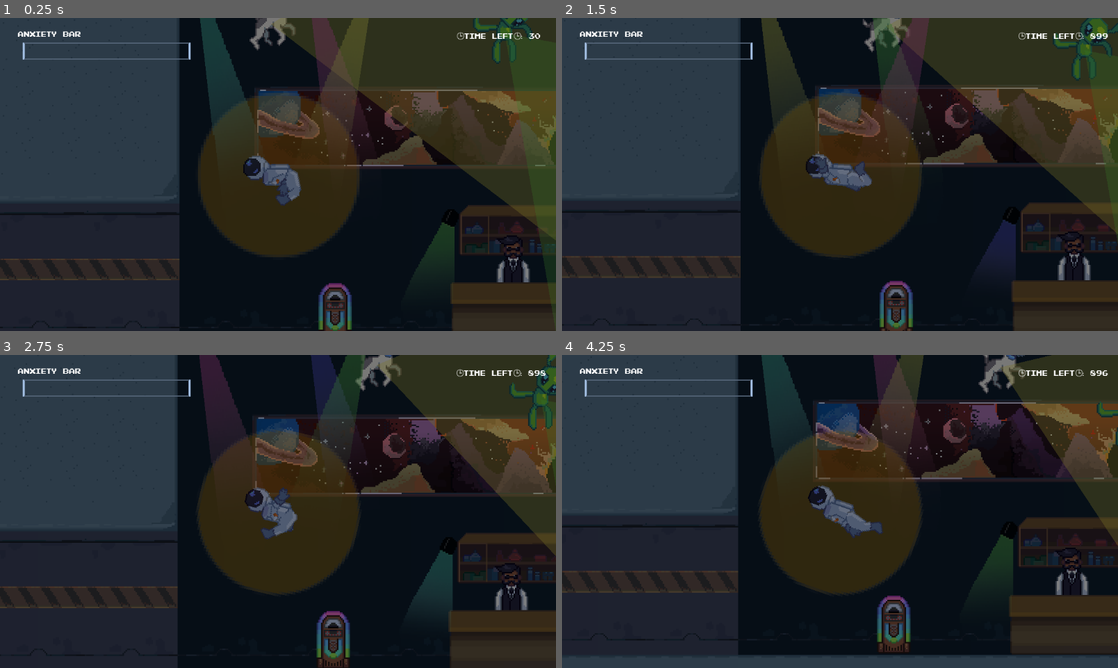
Above: before the commit, frames 1-4 (two rows, left to right).
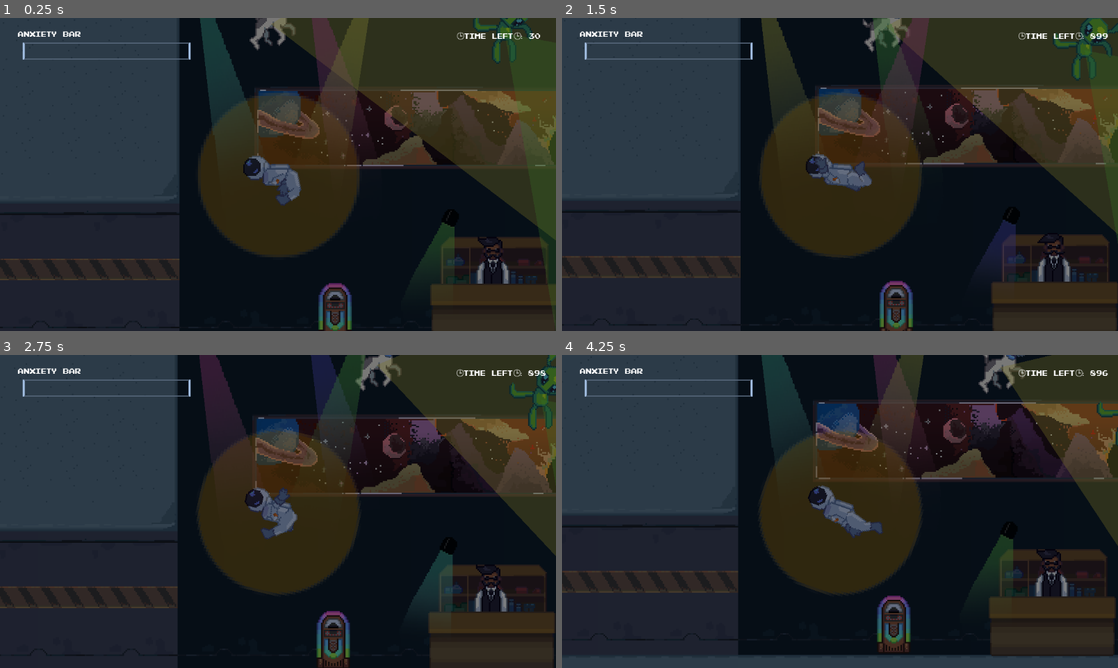
Above: after the commit, the same moments.

Repository: PiotrusWatson/last_party
Game: Godot game, scene res://worlds/piotrus_scene.tscn
Same seed, same stepped clock (60 frames per second), same inputs: the game is played once before the commit and once after it.
Inputs (mouse positions are in pixels of both pictures, inside the frame that each line leads up to):
- Up to frame 1 (0.25 s): no input
- Up to frame 2 (1.5 s): move the mouse to (962, 158) at 0.52 s; tap E (Interact) at 0.6 s; move the mouse to (728, 190) at 1.27 s; click (728, 190) at 1.35 s
- Up to frame 3 (2.75 s): tap E (Interact) at 1.55, 2.1 s; move the mouse to (333, 442) at 2.02 s
- Up to frame 4 (4.25 s): move the mouse to (812, 574) at 2.77 s; tap E (Interact) at 2.85, 3.8 s; move the mouse to (1006, 558) at 3.52 s; press the mouse at (1006, 558) at 3.53 s

The runs differ from the first frame. In frame 1, 2.6% of the frame differs, in the area x 77-100%, y 59-100%; in frame 2, 2.8%; in frame 3, 3.0%; in frame 4, 3.2%, in the area x 76-100%, y 52-97%.

Commit message:
made bar

Diff:
--- a/prefabs/props/bar.gd
+++ b/prefabs/props/bar.gd
@@ -1,6 +1,9 @@
 extends Node2D
 
 @onready var interactable = $Interactable
+@onready var bartender_animator = $Bartender/AnimatedSprite2D
+var beer_active = false
+var giving_beer = false
 # Called when the node enters the scene tree for the first time.
 func _ready() -> void:
 	pass # Replace with function body.
@@ -11,16 +14,31 @@
 	pass
 
 func interact():
-	if interactable.thing_to_interact_with.has_method("get_beer"):
-		interactable.thing_to_interact_with.get_beer()
-		interactable.make_interactable(interactable.thing_to_interact_with, false, self)
-
+	bartender_animator.play("give_beer")
+	giving_beer = true
+	interactable.make_interactable(interactable.thing_to_interact_with, false, self)
 
 func _on_interactable_zone_body_entered(body: Node2D) -> void:
-	if body.is_in_group("Player"):
+	if body.is_in_group("Player") and !giving_beer and !beer_active:
 		interactable.make_interactable(body, true, self)
 
 
 func _on_interactable_zone_body_exited(body: Node2D) -> void:
 	if body.is_in_group("Player"):
 		interactable.make_interactable(body, false, self)
+
+
+func _on_animated_sprite_2d_animation_finished() -> void:
+	if giving_beer:
+		beer_active = true
+		giving_beer = false
+
+	if bartender_animator.animation == "put_hand_away":
+		bartender_animator.play("default")
+
+
+func _on_beer_radius_body_entered(body: Node2D) -> void:
+	if body.is_in_group("Player") and beer_active:
+		body.get_beer()
+		beer_active = false
+		bartender_animator.play("put_hand_away")
--- a/prefabs/props/bar.tscn
+++ b/prefabs/props/bar.tscn
@@ -1,10 +1,147 @@
-[gd_scene load_steps=4 format=3 uid="uid://cchwrfy400lx4"]
+[gd_scene load_steps=27 format=3 uid="uid://cchwrfy400lx4"]
 
 [ext_resource type="Script" path="res://prefabs/props/bar.gd" id="1_x8p1t"]
 [ext_resource type="Script" path="res://prefabs/props/interactable.gd" id="2_3svus"]
+[ext_resource type="Texture2D" uid="uid://dcx7c5ra88lfa" path="res://sprites/Background/barShelf.png" id="3_flrdc"]
+[ext_resource type="Texture2D" uid="uid://trq1eadbtpqw" path="res://sprites/Bartender/bartender_idle.png" id="4_h0ls8"]
+[ext_resource type="Texture2D" uid="uid://y5aqc3qr7seo" path="res://sprites/Bartender/bartender_GivesBeer.png" id="5_1tund"]
+[ext_resource type="Texture2D" uid="uid://btoh8ejigin3h" path="res://sprites/Background/BarDesk.png" id="5_104cm"]
+[ext_resource type="Texture2D" uid="uid://dr6rgtox24g5a" path="res://sprites/Bartender/bartender_PutsHandAway.png" id="6_b66nt"]
 
 [sub_resource type="CircleShape2D" id="CircleShape2D_4sk1r"]
-radius = 41.0488
+radius = 88.9
+
+[sub_resource type="SpriteFrames" id="SpriteFrames_ldsge"]
+animations = [{
+"frames": [{
+"duration": 1.0,
+"texture": ExtResource("3_flrdc")
+}],
+"loop": true,
+"name": &"default",
+"speed": 5.0
+}]
+
+[sub_resource type="RectangleShape2D" id="RectangleShape2D_25pud"]
+size = Vector2(72, 33)
+
+[sub_resource type="AtlasTexture" id="AtlasTexture_d8wed"]
+atlas = ExtResource("4_h0ls8")
+region = Rect2(0, 0, 56, 54)
+
+[sub_resource type="AtlasTexture" id="AtlasTexture_yxvjv"]
+atlas = ExtResource("4_h0ls8")
+region = Rect2(56, 0, 56, 54)
+
+[sub_resource type="AtlasTexture" id="AtlasTexture_abfja"]
+atlas = ExtResource("4_h0ls8")
+region = Rect2(112, 0, 56, 54)
+
+[sub_resource type="AtlasTexture" id="AtlasTexture_ldfh0"]
+atlas = ExtResource("4_h0ls8")
+region = Rect2(168, 0, 56, 54)
+
+[sub_resource type="AtlasTexture" id="AtlasTexture_nlnpx"]
+atlas = ExtResource("5_1tund")
+region = Rect2(0, 0, 120, 96)
+
+[sub_resource type="AtlasTexture" id="AtlasTexture_2ok64"]
+atlas = ExtResource("5_1tund")
+region = Rect2(120, 0, 120, 96)
+
+[sub_resource type="AtlasTexture" id="AtlasTexture_0urov"]
+atlas = ExtResource("5_1tund")
+region = Rect2(240, 0, 120, 96)
+
+[sub_resource type="AtlasTexture" id="AtlasTexture_b07ah"]
+atlas = ExtResource("5_1tund")
+region = Rect2(360, 0, 120, 96)
+
+[sub_resource type="AtlasTexture" id="AtlasTexture_nroyb"]
+atlas = ExtResource("6_b66nt")
+region = Rect2(0, 0, 120, 96)
+
+[sub_resource type="AtlasTexture" id="AtlasTexture_k7go5"]
+atlas = ExtResource("6_b66nt")
+region = Rect2(120, 0, 120, 96)
+
+[sub_resource type="AtlasTexture" id="AtlasTexture_c700x"]
+atlas = ExtResource("6_b66nt")
+region = Rect2(240, 0, 120, 96)
+
+[sub_resource type="AtlasTexture" id="AtlasTexture_deofc"]
+atlas = ExtResource("6_b66nt")
+region = Rect2(360, 0, 120, 96)
+
+[sub_resource type="SpriteFrames" id="SpriteFrames_fsoi8"]
+animations = [{
+"frames": [{
+"duration": 1.0,
+"texture": SubResource("AtlasTexture_d8wed")
+}, {
+"duration": 1.0,
+"texture": SubResource("AtlasTexture_yxvjv")
+}, {
+"duration": 1.0,
+"texture": SubResource("AtlasTexture_abfja")
+}, {
+"duration": 1.0,
+"texture": SubResource("AtlasTexture_ldfh0")
+}],
+"loop": true,
+"name": &"default",
+"speed": 5.0
+}, {
+"frames": [{
+"duration": 1.0,
+"texture": SubResource("AtlasTexture_nlnpx")
+}, {
+"duration": 1.0,
+"texture": SubResource("AtlasTexture_2ok64")
+}, {
+"duration": 1.0,
+"texture": SubResource("AtlasTexture_0urov")
+}, {
+"duration": 1.0,
+"texture": SubResource("AtlasTexture_b07ah")
+}],
+"loop": false,
+"name": &"give_beer",
+"speed": 5.0
+}, {
+"frames": [{
+"duration": 1.0,
+"texture": SubResource("AtlasTexture_nroyb")
+}, {
+"duration": 1.0,
+"texture": SubResource("AtlasTexture_k7go5")
+}, {
+"duration": 1.0,
+"texture": SubResource("AtlasTexture_c700x")
+}, {
+"duration": 1.0,
+"texture": SubResource("AtlasTexture_deofc")
+}],
+"loop": false,
+"name": &"put_hand_away",
+"speed": 5.0
+}]
+
+[sub_resource type="CircleShape2D" id="CircleShape2D_dhp0o"]
+
+[sub_resource type="SpriteFrames" id="SpriteFrames_wdy0l"]
+animations = [{
+"frames": [{
+"duration": 1.0,
+"texture": ExtResource("5_104cm")
+}],
+"loop": true,
+"name": &"default",
+"speed": 5.0
+}]
+
+[sub_resource type="RectangleShape2D" id="RectangleShape2D_x3whc"]
+size = Vector2(86, 40)
 
 [node name="Bar" type="Node2D"]
 script = ExtResource("1_x8p1t")
@@ -24,5 +161,47 @@
 [node name="CollisionShape2D" type="CollisionShape2D" parent="InteractableZone"]
 shape = SubResource("CircleShape2D_4sk1r")
 
+[node name="BarShelf" type="AnimatedSprite2D" parent="."]
+z_index = -1
+texture_filter = 1
+sprite_frames = SubResource("SpriteFrames_ldsge")
+
+[node name="StaticBody2D" type="StaticBody2D" parent="BarShelf"]
+position = Vector2(75, 2)
+
+[node name="CollisionShape2D" type="CollisionShape2D" parent="BarShelf/StaticBody2D"]
+position = Vector2(-74, -1.5)
+shape = SubResource("RectangleShape2D_25pud")
+
+[node name="Bartender" type="Node2D" parent="."]
+
+[node name="AnimatedSprite2D" type="AnimatedSprite2D" parent="Bartender"]
+z_index = -1
+texture_filter = 1
+sprite_frames = SubResource("SpriteFrames_fsoi8")
+animation = &"give_beer"
+autoplay = "default"
+
+[node name="BeerRadius" type="Area2D" parent="Bartender/AnimatedSprite2D"]
+
+[node name="CollisionShape2D" type="CollisionShape2D" parent="Bartender/AnimatedSprite2D/BeerRadius"]
+position = Vector2(-18, -9)
+shape = SubResource("CircleShape2D_dhp0o")
+
+[node name="BarDesk" type="AnimatedSprite2D" parent="."]
+z_index = -1
+texture_filter = 1
+position = Vector2(0, 36)
+sprite_frames = SubResource("SpriteFrames_wdy0l")
+
+[node name="StaticBody2D" type="StaticBody2D" parent="BarDesk"]
+position = Vector2(75, 2)
+
+[node name="CollisionShape2D" type="CollisionShape2D" parent="BarDesk/StaticBody2D"]
+position = Vector2(-75, -6)
+shape = SubResource("RectangleShape2D_x3whc")
+
 [connection signal="body_entered" from="InteractableZone" to="." method="_on_interactable_zone_body_entered"]
 [connection signal="body_exited" from="InteractableZone" to="." method="_on_interactable_zone_body_exited"]
+[connection signal="animation_finished" from="Bartender/AnimatedSprite2D" to="." method="_on_animated_sprite_2d_animation_finished"]
+[connection signal="body_entered" from="Bartender/AnimatedSprite2D/BeerRadius" to="." method="_on_beer_radius_body_entered"]
--- a/worlds/piotrus_scene.tscn
+++ b/worlds/piotrus_scene.tscn
@@ -1,26 +1,24 @@
-[gd_scene load_steps=50 format=4 uid="uid://c4uyb55a4rjwc"]
+[gd_scene load_steps=39 format=4 uid="uid://c4uyb55a4rjwc"]
 
 [ext_resource type="Script" path="res://worlds/level_signals.gd" id="1_d6a5b"]
 [ext_resource type="PackedScene" uid="uid://bovapflawkyh" path="res://prefabs/player/player.tscn" id="1_xf4hq"]
 [ext_resource type="Texture2D" uid="uid://dpneqkfqk5mvj" path="res://sprites/Background/BG_Placeholder.png" id="3_crhye"]
-[ext_resource type="PackedScene" uid="uid://bmde1kq7j0gey" path="res://components/main_camera.tscn" id="3_st8m8"]
+[ext_resource type="PackedScene" path="res://components/main_camera.tscn" id="3_st8m8"]
 [ext_resource type="PackedScene" uid="uid://djw3s61m8ih8c" path="res://prefabs/partygoer/partygoer_dog.tscn" id="5_m13ws"]
 [ext_resource type="Texture2D" uid="uid://b10repbx682cb" path="res://sprites/Background/tilesheet1.png" id="5_xc60l"]
-[ext_resource type="Texture2D" uid="uid://btoh8ejigin3h" path="res://sprites/Background/BarDesk.png" id="8_7mumj"]
 [ext_resource type="Texture2D" uid="uid://cx2awtj7b7uxg" path="res://sprites/Background/spacewindow.png" id="8_8aiih"]
 [ext_resource type="PackedScene" uid="uid://1ciexgxjj0hb" path="res://prefabs/props/radio.tscn" id="8_8o70q"]
 [ext_resource type="Texture2D" uid="uid://crdceov406tde" path="res://sprites/Background/lightblue-sheet.png" id="8_78bav"]
-[ext_resource type="Texture2D" uid="uid://dcx7c5ra88lfa" path="res://sprites/Background/barShelf.png" id="8_yop10"]
-[ext_resource type="PackedScene" uid="uid://c2jcjr23v276m" path="res://UI/anxiety_bar.tscn" id="10_genvr"]
+[ext_resource type="PackedScene" uid="uid://x0p1kxaj6hkj" path="res://UI/anxiety_bar.tscn" id="10_genvr"]
 [ext_resource type="Script" path="res://prefabs/god.gd" id="10_gu7p8"]
 [ext_resource type="Script" path="res://UI/clock.gd" id="10_wims2"]
-[ext_resource type="Texture2D" uid="uid://trq1eadbtpqw" path="res://sprites/Bartender/bartender_idle.png" id="11_ltvq2"]
 [ext_resource type="FontFile" uid="uid://d4nirmpkhfngg" path="res://UI/Fonts/pixel/Pixel NES.otf" id="11_pj3xo"]
 [ext_resource type="PackedScene" uid="uid://bvndfvkma6tes" path="res://prefabs/partygoer/partygoer_peruna.tscn" id="18_m5ujp"]
+[ext_resource type="PackedScene" uid="uid://cchwrfy400lx4" path="res://prefabs/props/bar.tscn" id="19_kdmmt"]
 [ext_resource type="PackedScene" uid="uid://c54k5p1wrajp3" path="res://prefabs/partygoer/partygoer_SamLake.tscn" id="19_t7da5"]
 [ext_resource type="PackedScene" uid="uid://b17g4mpnhehpj" path="res://prefabs/partygoer/partygoer_SannaMarin.tscn" id="20_psvbb"]
 [ext_resource type="Texture2D" uid="uid://kylcrv3b35yk" path="res://sprites/Background/banner.png" id="21_2bm38"]
-[ext_resource type="PackedScene" uid="uid://dx2implnlqytc" path="res://prefabs/props/point_1.tscn" id="22_1mibo"]
+[ext_resource type="PackedScene" path="res://prefabs/props/point_1.tscn" id="22_1mibo"]
 
 [sub_resource type="TileSetAtlasSource" id="TileSetAtlasSource_i02l5"]
 texture = ExtResource("5_xc60l")
@@ -89,70 +87,6 @@
 "speed": 5.0
 }]
 
-[sub_resource type="SpriteFrames" id="SpriteFrames_tlsvw"]
-animations = [{
-"frames": [{
-"duration": 1.0,
-"texture": ExtResource("8_yop10")
-}],
-"loop": true,
-"name": &"default",
-"speed": 5.0
-}]
-
-[sub_resource type="RectangleShape2D" id="RectangleShape2D_ot34g"]
-size = Vector2(72, 33)
-
-[sub_resource type="AtlasTexture" id="AtlasTexture_d8wed"]
-atlas = ExtResource("11_ltvq2")
-region = Rect2(0, 0, 56, 54)
-
-[sub_resource type="AtlasTexture" id="AtlasTexture_yxvjv"]
-atlas = ExtResource("11_ltvq2")
-region = Rect2(56, 0, 56, 54)
-
-[sub_resource type="AtlasTexture" id="AtlasTexture_abfja"]
-atlas = ExtResource("11_ltvq2")
-region = Rect2(112, 0, 56, 54)
-
-[sub_resource type="AtlasTexture" id="AtlasTexture_ldfh0"]
-atlas = ExtResource("11_ltvq2")
-region = Rect2(168, 0, 56, 54)
-
-[sub_resource type="SpriteFrames" id="SpriteFrames_xlwq5"]
-animations = [{
-"frames": [{
-"duration": 1.0,
-"texture": SubResource("AtlasTexture_d8wed")
-}, {
-"duration": 1.0,
-"texture": SubResource("AtlasTexture_yxvjv")
-}, {
-"duration": 1.0,
-"texture": SubResource("AtlasTexture_abfja")
-}, {
-"duration": 1.0,
-"texture": SubResource("AtlasTexture_ldfh0")
-}],
-"loop": true,
-"name": &"default",
-"speed": 5.0
-}]
-
-[sub_resource type="SpriteFrames" id="SpriteFrames_78qsw"]
-animations = [{
-"frames": [{
-"duration": 1.0,
-"texture": ExtResource("8_7mumj")
-}],
-"loop": true,
-"name": &"default",
-"speed": 5.0
-}]
-
-[sub_resource type="RectangleShape2D" id="RectangleShape2D_rbl53"]
-size = Vector2(86, 40)
-
 [sub_resource type="Theme" id="Theme_cy7yc"]
 default_font = ExtResource("11_pj3xo")
 
@@ -289,42 +223,6 @@
 texture_filter = 1
 position = Vector2(654, -148)
 sprite_frames = SubResource("SpriteFrames_65mgi")
-
-[node name="BarShelf" type="AnimatedSprite2D" parent="."]
-z_index = -1
-texture_filter = 1
-position = Vector2(710, -78)
-sprite_frames = SubResource("SpriteFrames_tlsvw")
-
-[node name="StaticBody2D" type="StaticBody2D" parent="BarShelf"]
-position = Vector2(75, 2)
-
-[node name="CollisionShape2D" type="CollisionShape2D" parent="BarShelf/StaticBody2D"]
-position = Vector2(-74, -1.5)
-shape = SubResource("RectangleShape2D_ot34g")
-
-[node name="Bartender" type="Node2D" parent="."]
-
-[node name="AnimatedSprite2D" type="AnimatedSprite2D" parent="Bartender"]
-z_index = -1
-texture_filter = 1
-position = Vector2(711, -57)
-sprite_frames = SubResource("SpriteFrames_xlwq5")
-autoplay = "default"
-frame_progress = 0.861159
-
-[node name="BarDesk" type="AnimatedSprite2D" parent="."]
-z_index = -1
-texture_filter = 1
-position = Vector2(711, -21)
-sprite_frames = SubResource("SpriteFrames_78qsw")
-
-[node name="StaticBody2D" type="StaticBody2D" parent="BarDesk"]
-position = Vector2(75, 2)
-
-[node name="CollisionShape2D" type="CollisionShape2D" parent="BarDesk/StaticBody2D"]
-position = Vector2(-75, -2)
-shape = SubResource("RectangleShape2D_rbl53")
 
 [node name="Radio" parent="." instance=ExtResource("8_8o70q")]
 position = Vector2(663, -28)
@@ -579,5 +477,8 @@
 [node name="Point4" parent="PointsOfInterest" instance=ExtResource("22_1mibo")]
 position = Vector2(781, -98)
 
+[node name="Bar" parent="." instance=ExtResource("19_kdmmt")]
+position = Vector2(697, -56)
+
 [connection signal="timeout" from="God/GameTimer" to="God" method="_on_game_timer_timeout"]
 [connection signal="timeout" from="God/GameTick" to="God" method="_on_game_tick_timeout"]
Not shown: 1 places in UI/anxiety_bar.tscn that only renumber resources
